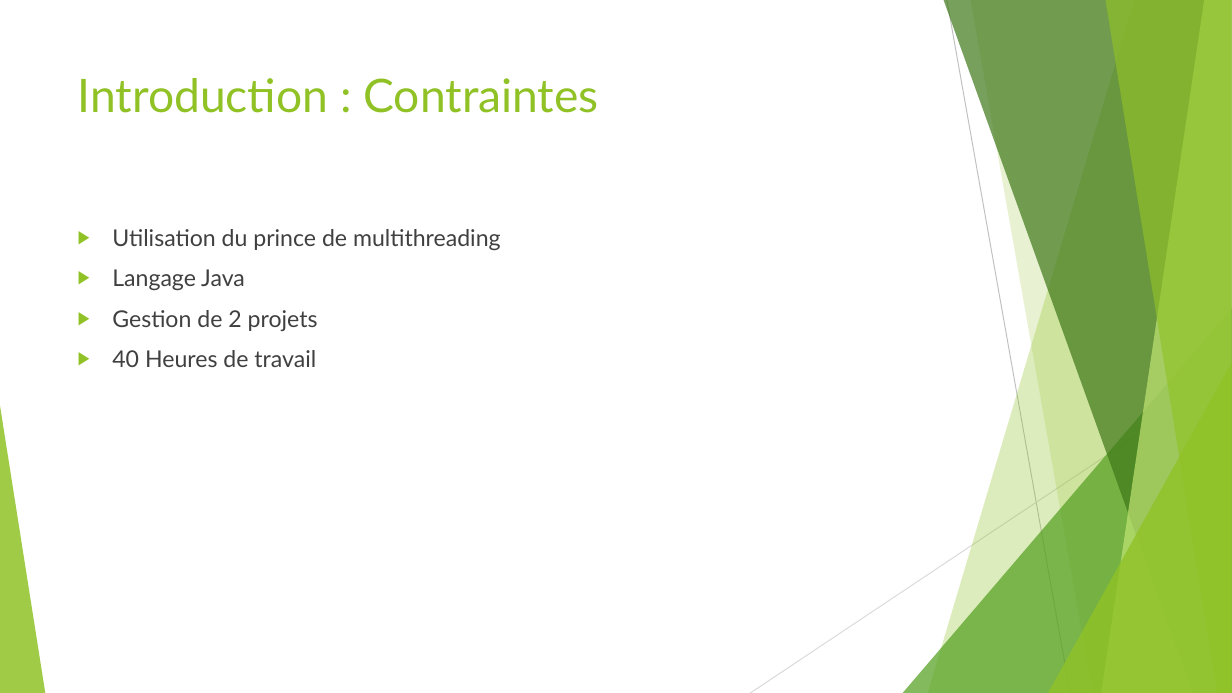
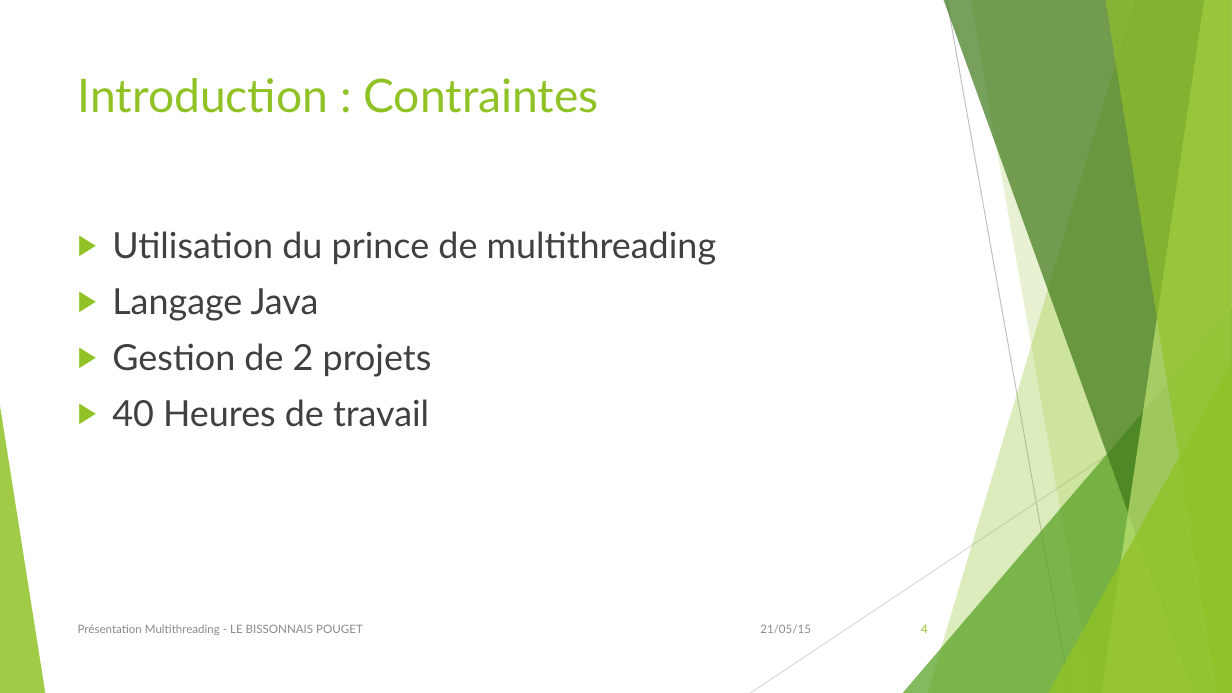
Before and after one commit to GautierLB/i4progparallele, a slide deck: slide 4 of Présentation Java multithread.pptx. Drawn at 1232x693 pixels with LibreOffice and Linux fonts; fonts in the diff are those of the drawing. Boxes give left, top, right and bottom in pixels: in the first picture for what was removed or moved away, otherwise in the second. Text is boxed around its words. In the diff, an @@ line names an element or a change of style, - is before the commit and + after.

```diff
--- a/Présentation Java multithread.pptx
+++ b/Présentation Java multithread.pptx
@@ text "Utilisation du prince de multithreading" at (112,231,717,427): size 18 to 28 pt @@
@@ text added at (78,624,363,635), 9 pt, text #8C8C8C @@
+Présentation Multithreading - LE BISSONNAIS POUGET
@@ text added at (760,624,811,634), 9 pt, text #8C8C8C @@
+21/05/15
@@ page number added at (921,624,928,633), 9 pt, text #90C226 @@
+4
```
Also in this commit, not shown: 11 other slides changed.
